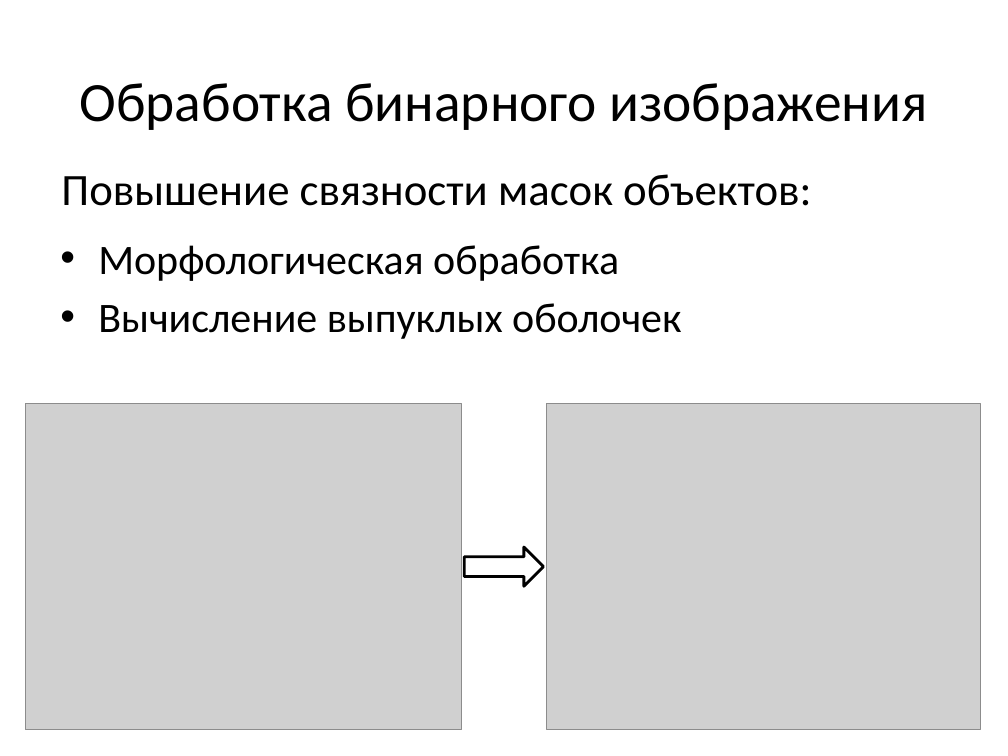
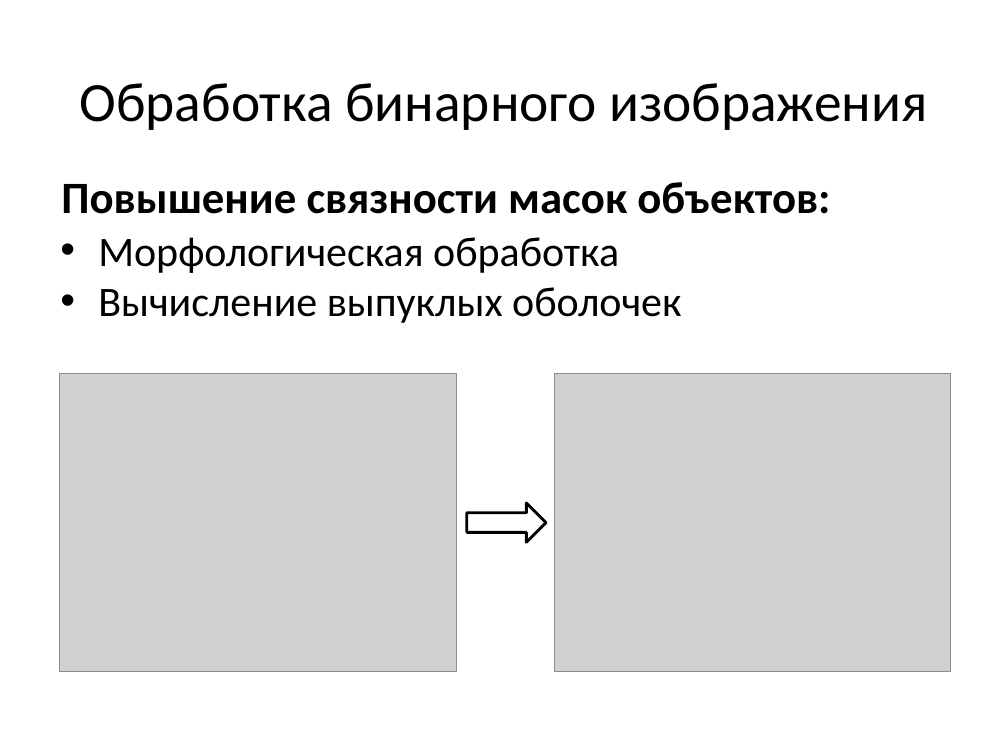
Before and after one commit to vladdimakov/cvclasses18, a slide deck: slide 8 of Course Project.pptx. Drawn at 1008x756 pixels with LibreOffice and Linux fonts; fonts in the diff are those of the drawing; grey boxes stand for pictures. Boxes give left, top, right and bottom in pixels: in the first picture for what was removed or moved away, otherwise in the second. Text is boxed around its words. In the diff, an @@ line names an element or a change of style, - is before the commit and + after.

```diff
--- a/Course Project.pptx
+++ b/Course Project.pptx
@@ text "Повышение связности масок объектов:": place and size @@
-text "Повышение связности масок объектов:" at (61,174,811,206)
+text "Повышение связности масок объектов:" at (61,182,830,214)
@@ text "Повышение связности масок объектов:" at (61,182,830,214): bold on @@
@@ text "Морфологическая обработка": place and size @@
-text "Морфологическая обработка" at (98,245,681,339)
+text "Морфологическая обработка" at (98,237,681,323)
@@ text at (98,287,681,323): less space between paragraphs @@
@@ picture: place and size @@
-picture at (25,403,462,730)
+picture at (59,374,457,671)
@@ picture: place and size @@
-picture at (546,403,980,729)
+picture at (554,373,952,671)
@@ right arrow: place and size @@
-right arrow at (465,547,544,587)
+right arrow at (467,503,546,542)
```
Also in this commit, not shown: 3 other slides changed, 1 other file.
